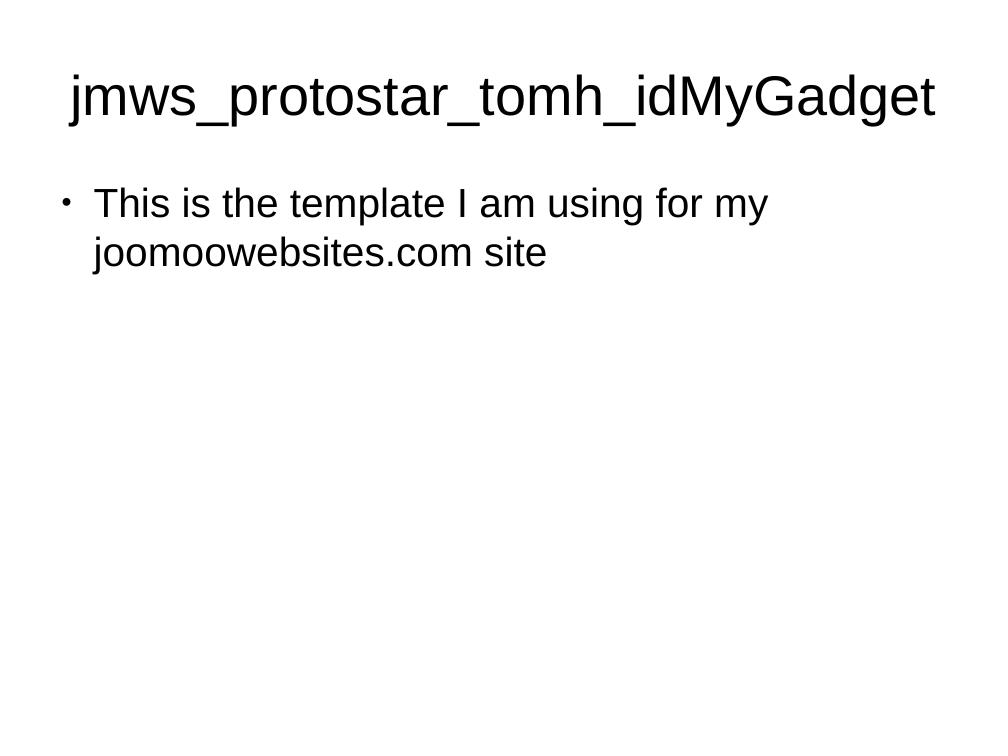
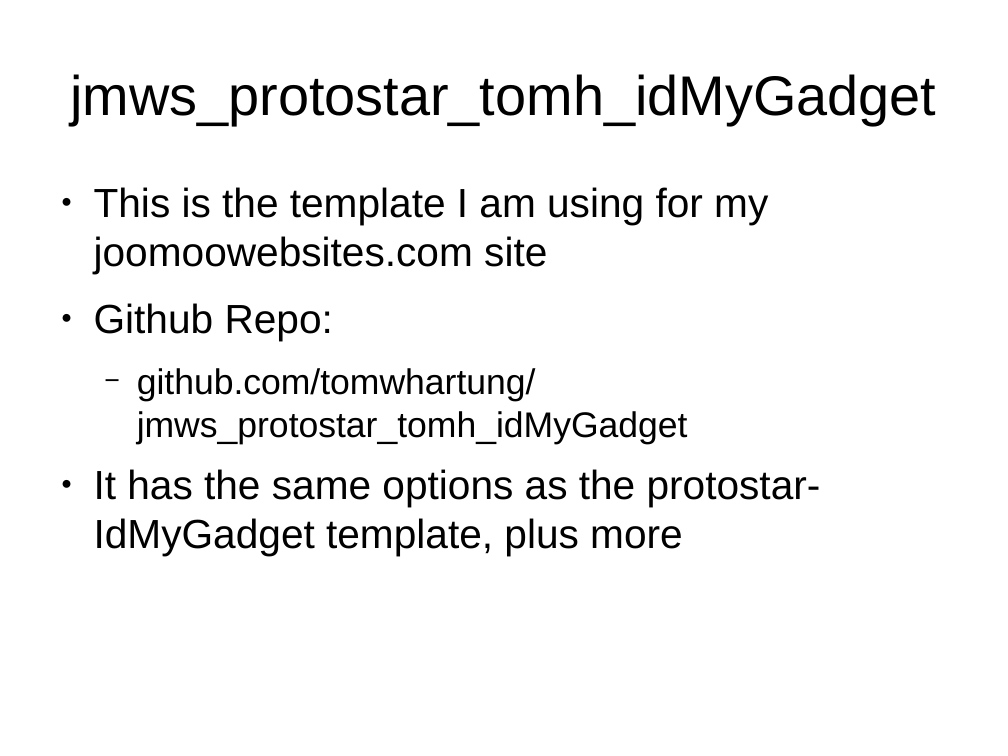
Before and after one commit to tomwhartung/jmws_accoutrements, a slide deck: slide 31 of presentations/2015_09-Joomla/Device_Detection-In_Protostar_and_Beez3.odp (slide 30 before the commit). Drawn at 1008x756 pixels with LibreOffice and Linux fonts; fonts in the diff are those of the drawing. Boxes give left, top, right and bottom in pixels: in the first picture for what was removed or moved away, otherwise in the second. Text is boxed around its words. In the diff, an @@ line names an element or a change of style, - is before the commit and + after.

```diff
--- a/presentations/2015_09-Joomla/Device_Detection-In_Protostar_and_Beez3.odp
+++ b/presentations/2015_09-Joomla/Device_Detection-In_Protostar_and_Beez3.odp
@@ text at [94, 303, 821, 556]: paragraphs added @@
+● Github Repo:
+  − github.com/tomwhartung/jmws_protostar_tomh_idMyGadget
+● It has the same options as the protostar-IdMyGadget template, plus more
```
Also in this commit, not shown: 15 other slides changed, 2 slides added, 1 slide removed.
